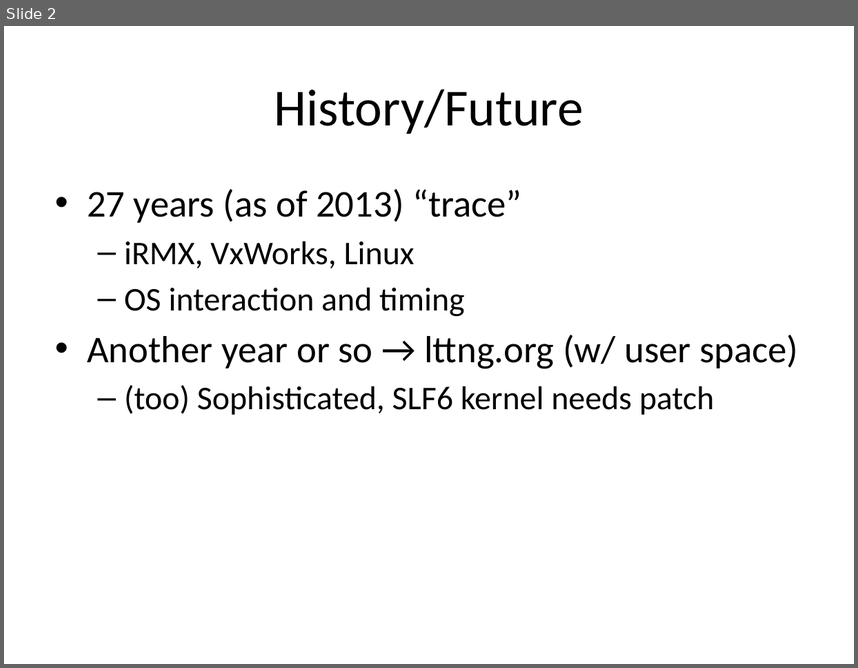
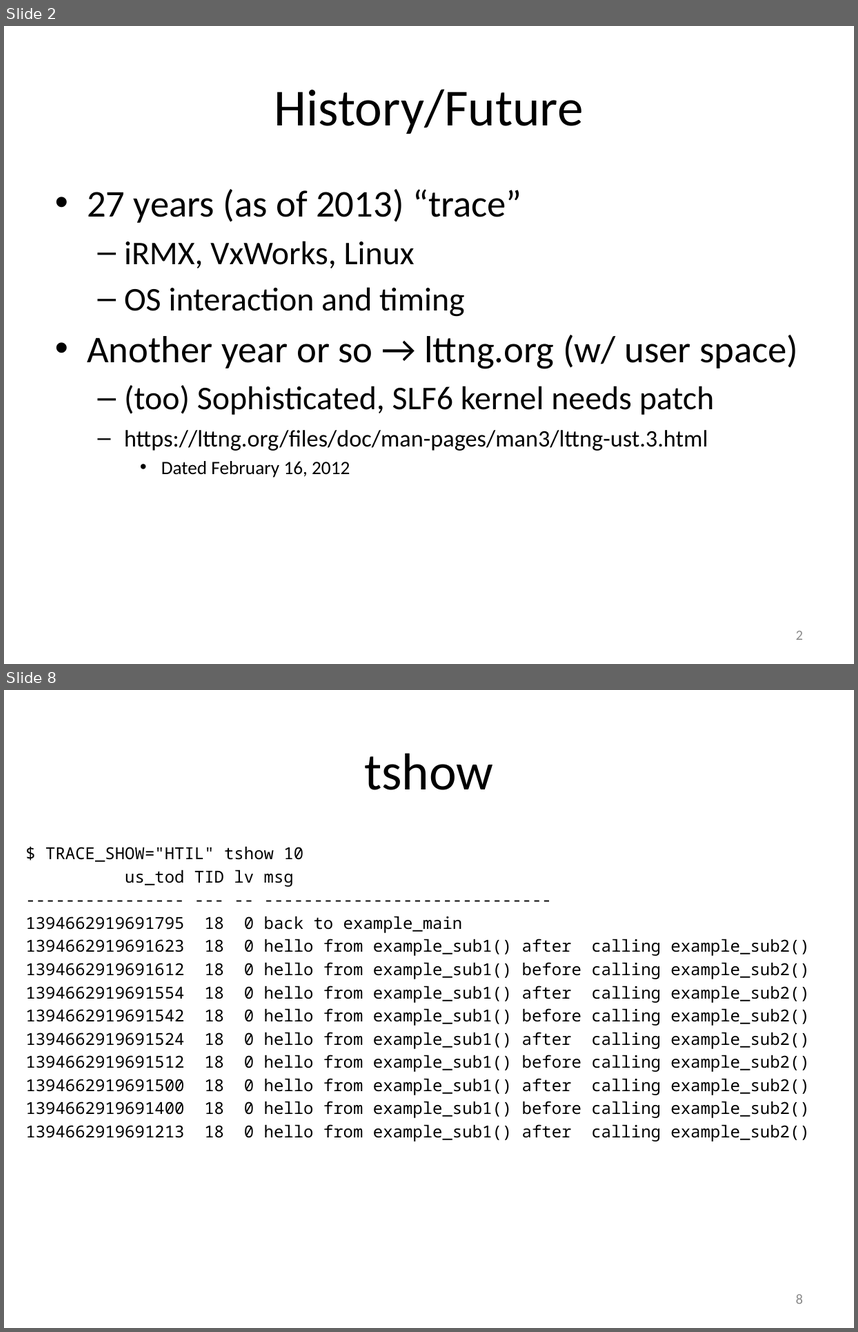
Before and after one commit to art-daq/trace, a slide deck: trace/doc/trace.pptx. Shown one above the other, each under a label of ours: slide 2 before the commit, slides 2 and 8 after it; the slides between them are not shown. The pictures are 858x668 and 858x1332 pixels, drawn with LibreOffice and Linux fonts; fonts in the diff are those of the drawing. Boxes give left, top, right and bottom in pixels: in the first picture for what was removed or moved away, otherwise in the second. Text is boxed around its words. In the diff, an @@ line names an element or a change of style, - is before the commit and + after.

Commit message:
mode returns/prints mode, adjust show, update doc

```diff
--- a/trace/doc/trace.pptx
+++ b/trace/doc/trace.pptx
@@ slide 8 added at (4, 690, 854, 1328), background #FFFFFF @@
@@ title added at (364, 753, 493, 790), 44 pt, text #000000 @@
+tshow
@@ text added at (25, 846, 809, 1141), 14 pt, text #000000 @@
+$ TRACE_SHOW="HTIL" tshow 10
+us_tod TID lv msg
+---------------- --- -- -----------------------------
+1394662919691795 18 0 back to example_main
+1394662919691623 18 0 hello from example_sub1() after calling example_sub2()
+1394662919691612 18 0 hello from example_sub1() before calling example_sub2()
+1394662919691554 18 0 hello from example_sub1() after calling example_sub2()
+1394662919691542 18 0 hello from example_sub1() before calling example_sub2()
+1394662919691524 18 0 hello from example_sub1() after calling example_sub2()
+1394662919691512 18 0 hello from example_sub1() before calling example_sub2()
+1394662919691500 18 0 hello from example_sub1() after calling example_sub2()
+1394662919691400 18 0 hello from example_sub1() before calling example_sub2()
+1394662919691213 18 0 hello from example_sub1() after calling example_sub2()
@@ page number added at (796, 1294, 803, 1303), 12 pt, text #8C8C8C @@
+8
@@ slide 2 changed as well @@
@@ text at (124, 430, 708, 477): paragraphs added @@
+  – https://lttng.org/files/doc/man-pages/man3/lttng-ust.3.html
+    • Dated February 16, 2012
@@ page number added at (796, 630, 803, 639), 12 pt, text #8C8C8C @@
+2
```
Also in this commit, not shown: 4 other slides changed, 6 other slides added, 2 slides removed, 2 other files.
